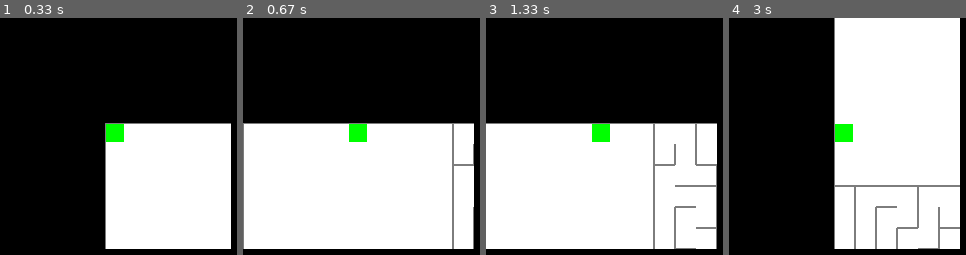
Above: before the commit, frames 1-4 (left to right).
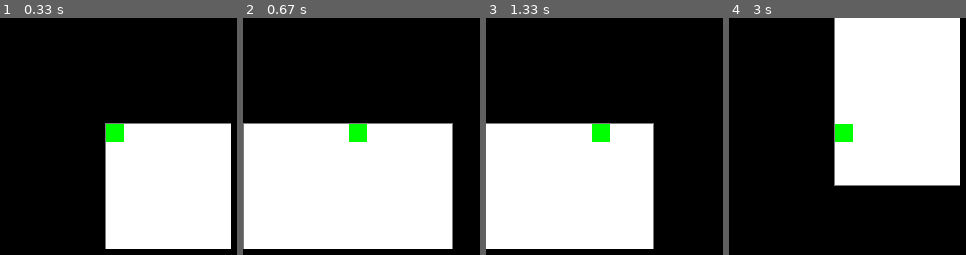
Above: after the commit, the same moments.

Repository: MartinRB45534/Escape
Game: pygame game, started from test_pygame.py
The game is run twice, just before and just after one commit, with the same random seed, the same clock (stepped at 60 frames per second) and the same inputs.
Inputs:
- Up to frame 1 (0.33 s): no input
- Up to frame 2 (0.67 s): hold Right from 0.33 s (still down)
- Up to frame 3 (1.33 s): release Right at 0.8 s; hold Up 0.83-1.3 s
- Up to frame 4 (3 s): hold Left 1.83-2.37 s; hold Down 2.4-2.87 s

Frame 1 is identical in both runs. In frame 2, 4.7% of the frame differs, in the area x 88-98%, y 44-98%; in frame 3, 14%, in the area x 70-98%, y 44-98%; in frame 4, 14%.

Commit message:
Affichage en profondeur (ça LAAAAAAAAG!!!!)

Diff:
--- a/Labyrinthe.py
+++ b/Labyrinthe.py
@@ -127,7 +127,36 @@
                     entitee.dessine_toi(screen,[largeur//2+x-joueur_x,hauteur//2+y-joueur_y],LARGEUR_CASE,LARGEUR_MUR,position_screen)
 
         elif mode_affichage == parcours_en_profondeur :
-            pass
+            joueur_x = position_joueur[0]
+            joueur_y = position_joueur[1]
+
+            position_x=position_screen[0]
+            position_y=position_screen[1]
+
+            min_x=joueur_x-largeur//2
+            max_x=joueur_x+largeur-largeur//2
+
+            min_y=joueur_y-hauteur//2
+            max_y=joueur_y+hauteur-hauteur//2
+
+            vue, position_vue = self.construire_vue(position_joueur,largeur,hauteur)
+
+            for x in range(min_x,max_x):
+                for y in range(min_y,max_y):
+                    if not((x<0 or x>=self.largeur) or (y<0 or y>=self.hauteur)):
+                        resolveur = Resolveur(vue,largeur,hauteur,x-position_vue[0],y-position_vue[1],joueur_x-position_vue[0],joueur_y-position_vue[1],"Profondeur")
+                        if resolveur.resolution(False,False,False) :
+                            self.matrice_cases[x][y].dessine_toi(screen,position_x,position_y)
+                    position_y+=self.tailleCase+self.tailleMur
+                position_y=position_screen[1]
+                position_x+=self.tailleCase+self.tailleMur
+
+            for entitee in entitees:
+                x=entitee.getPosition()[0]
+                y=entitee.getPosition()[1]
+                if (x>=min_x and x<=max_x) and (y>=min_y and y<=max_y):
+                    entitee.dessine_toi(screen,[largeur//2+x-joueur_x,hauteur//2+y-joueur_y],LARGEUR_CASE,LARGEUR_MUR,position_screen)
+
         elif mode_affichage == aveugle :
             self.dessine_case(screen,position_joueur,position_screen,largeur,hauteur,position_joueur)
 
@@ -153,11 +182,11 @@
 
         self.matrice_cases[x][y].dessine_toi(screen,(x-joueur_x+largeur//2)*(self.tailleCase+self.tailleMur),(y-joueur_y+hauteur//2)*(self.tailleCase+self.tailleMur))
 
-    def construire_vue(self,position_monstre,largeur,hauteur):
-        """
-        Fonction qui construit la vue disponible à un monstre
-        Entrées:
-            la position du monstre
+    def construire_vue(self,position,largeur,hauteur):
+        """
+        Fonction qui construit la vue disponible à un monstre ou au joueur
+        Entrées:
+            la position du monstre ou du joueur
             la largeur de la vue
             la hauteur de la vue
         Sortie:
@@ -167,11 +196,11 @@
 
         vue=[]
 
-        min_x=position_monstre[0]-largeur//2
-        max_x=position_monstre[0]+largeur-largeur//2
-
-        min_y=position_monstre[1]-hauteur//2
-        max_y=position_monstre[1]+hauteur-hauteur//2
+        min_x=position[0]-largeur//2
+        max_x=position[0]+largeur-largeur//2
+
+        min_y=position[1]-hauteur//2
+        max_y=position[1]+hauteur-hauteur//2
 
 
         for x in range(min_x,max_x):
--- a/Niveau.py
+++ b/Niveau.py
@@ -15,6 +15,9 @@
         elif self.mode_affichage == aveugle :
             self.LARGEUR_CASE = 45
             self.LARGEUR_MUR = 5
+        elif self.mode_affichage == parcours_en_profondeur :
+            self.LARGEUR_CASE = 20
+            self.LARGEUR_MUR = 1
 
         if difficulté == BEGINNER :
             self.CASES_X = 5
--- a/test_pygame.py
+++ b/test_pygame.py
@@ -4,7 +4,7 @@
 
 difficulté = HARD
 #mode affichage peut valoir voir_tout, parcours_en_profondeur ou aveugle. A gérer dans le menu ?
-mode_affichage = voir_tout
+mode_affichage = parcours_en_profondeur
 
 niv = Niveau(difficulté,mode_affichage)
 niv.run()
